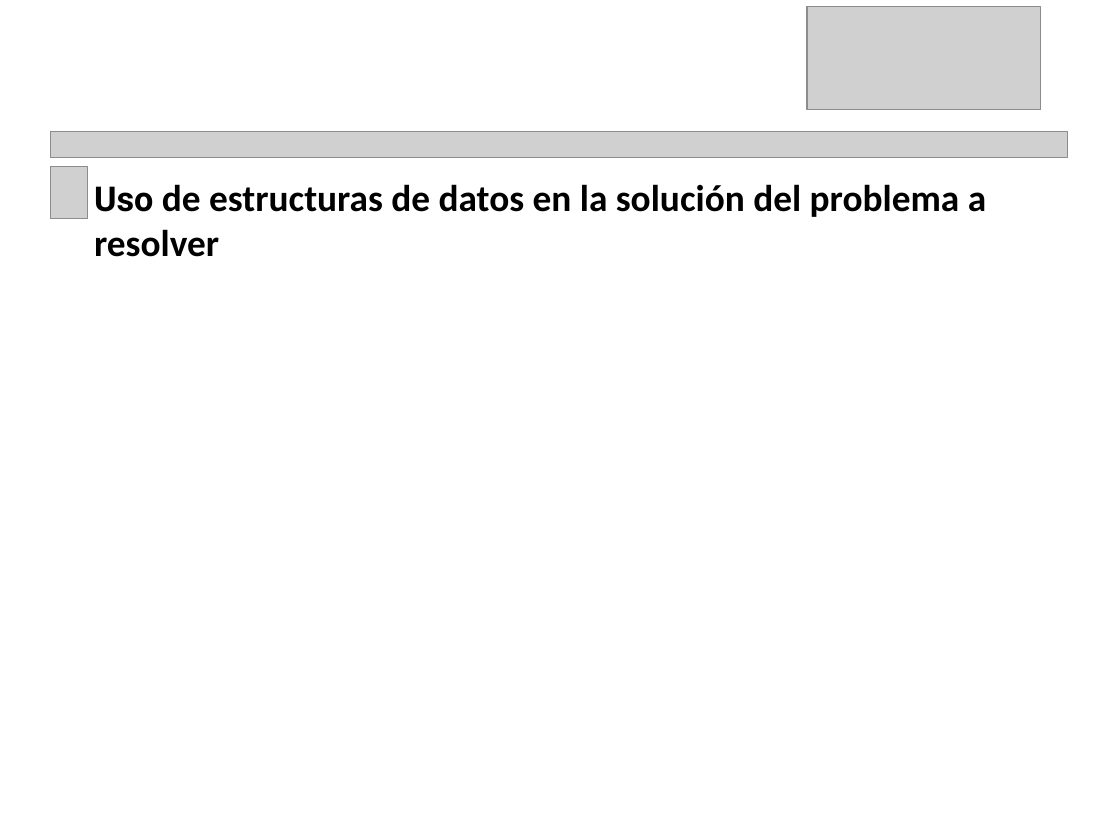
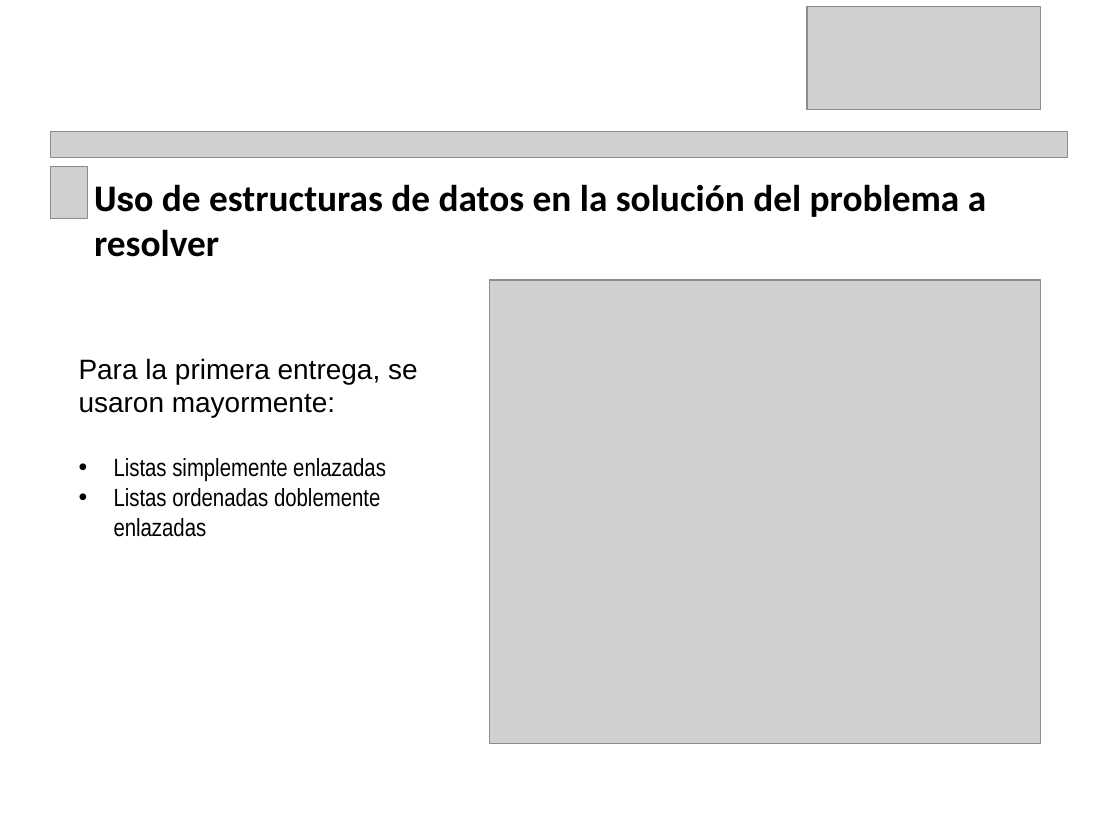
Before and after one commit to andreysolano/Diccionario-LSC, a slide deck: slide 5 of Documentos/Plantilla-primera-entrega-proyecto.pptx (slide 4 before the commit). Drawn at 1120x840 pixels with LibreOffice and Linux fonts; fonts in the diff are those of the drawing; grey boxes stand for pictures. Boxes give left, top, right and bottom in pixels: in the first picture for what was removed or moved away, otherwise in the second. Text is boxed around its words. In the diff, an @@ line names an element or a change of style, - is before the commit and + after.

```diff
--- a/Documentos/Plantilla-primera-entrega-proyecto.pptx
+++ b/Documentos/Plantilla-primera-entrega-proyecto.pptx
@@ picture added at (x1=489, y1=280, x2=1040, y2=744) @@
@@ text added at (x1=79, y1=358, x2=418, y2=537), 16 pt, text #000000 @@
+Para la primera entrega, se usaron mayormente:
+• Listas simplemente enlazadas
+• Listas ordenadas doblemente enlazadas
```
Also in this commit, not shown: 2 other slides changed, 2 slides added, 1 slide removed.
